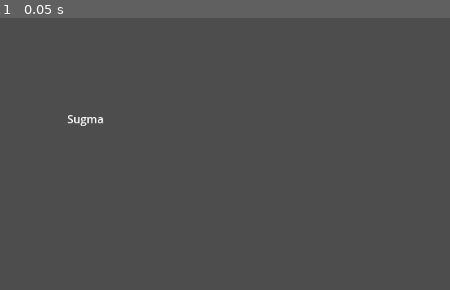
Above: before the commit, frame 1.
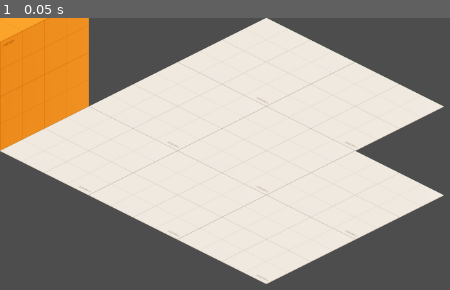
Above: after the commit, the same moment.

Repository: bradlycarpenter/Project-H-Phase-2
Game: Godot game, scene res://levels/test-levels/test-level-example/scene/testlevelexample.tscn
Same seed, same stepped clock (60 frames per second), same inputs: the game is played once before the commit and once after it. This scene is started directly instead of the project's main scene.
Inputs:
- Up to frame 1 (0.05 s): no input

The runs differ from the first frame. In frame 1, 60% of the frame differs, in the area x 0-99%, y 0-98%.

Commit message:
initial-commit

Diff:
--- a/levels/test-levels/test-level-example/scene/testlevelexample.tscn
+++ b/levels/test-levels/test-level-example/scene/testlevelexample.tscn
@@ -1,13 +1,40 @@
-[gd_scene load_steps=2 format=3 uid="uid://doni0bvvnv340"]
+[gd_scene load_steps=9 format=4 uid="uid://doni0bvvnv340"]
 
 [ext_resource type="Script" path="res://levels/test-levels/test-level-example/src/testlevelexample.gd" id="1_70brn"]
+[ext_resource type="Texture2D" uid="uid://cl6wt7ujw11h" path="res://levels/test-levels/test-level-example/art/tile-sprites/block_N.png" id="2_o031g"]
+[ext_resource type="Texture2D" uid="uid://btxeblwy0s0vu" path="res://levels/test-levels/test-level-example/art/tile-sprites/wall_N.png" id="3_ukulp"]
+[ext_resource type="Texture2D" uid="uid://71ng01cgof4p" path="res://levels/test-levels/test-level-example/art/tile-sprites/floor_N.png" id="4_3ql6j"]
+
+[sub_resource type="TileSetAtlasSource" id="TileSetAtlasSource_d014n"]
+texture = ExtResource("2_o031g")
+texture_region_size = Vector2i(256, 512)
+0:0/0 = 0
+0:0/0/texture_origin = Vector2i(0, 192)
+
+[sub_resource type="TileSetAtlasSource" id="TileSetAtlasSource_k53fs"]
+texture = ExtResource("3_ukulp")
+texture_region_size = Vector2i(256, 512)
+0:0/0 = 0
+0:0/0/texture_origin = Vector2i(0, 192)
+
+[sub_resource type="TileSetAtlasSource" id="TileSetAtlasSource_6a1ep"]
+texture = ExtResource("4_3ql6j")
+texture_region_size = Vector2i(256, 512)
+0:0/0 = 0
+0:0/0/texture_origin = Vector2i(0, 192)
+
+[sub_resource type="TileSet" id="TileSet_lfysa"]
+tile_shape = 1
+tile_layout = 5
+tile_offset_axis = 1
+tile_size = Vector2i(256, 128)
+sources/0 = SubResource("TileSetAtlasSource_d014n")
+sources/1 = SubResource("TileSetAtlasSource_k53fs")
+sources/2 = SubResource("TileSetAtlasSource_6a1ep")
 
 [node name="TestLevelExample" type="Node2D"]
 script = ExtResource("1_70brn")
 
-[node name="Label" type="Label" parent="."]
-offset_left = 97.0
-offset_top = 134.0
-offset_right = 856.0
-offset_bottom = 398.0
-text = "Sugma"
+[node name="TestTiles" type="TileMapLayer" parent="."]
+tile_map_data = PackedByteArray("AAD//wEAAAAAAAAAAAAAAAEAAAAAAAAAAAABAAEAAgAAAAAAAAACAAEAAgAAAAAAAAACAAAAAgAAAAAAAAABAAAAAgAAAAAAAAABAP//AgAAAAAAAAACAP//AgAAAAAAAAADAAEAAgAAAAAAAAADAAAAAgAAAAAAAAA=")
+tile_set = SubResource("TileSet_lfysa")
--- a/levels/test-levels/test-level-example/src/testlevelexample.gd
+++ b/levels/test-levels/test-level-example/src/testlevelexample.gd
@@ -7,5 +7,5 @@
 
 
 # Called every frame. 'delta' is the elapsed time since the previous frame.
-func _process(delta: float) -> void:
+func _process(_delta: float) -> void:
 	pass
Binary file added: levels/test-levels/test-level-example/art/tile-sprites/block_N.png
Not shown, added: levels/test-levels/test-level-example/art/tile-sprites/block_N.png.import
Binary file added: levels/test-levels/test-level-example/art/tile-sprites/floor_N.png
Not shown, added: levels/test-levels/test-level-example/art/tile-sprites/floor_N.png.import
Binary file added: levels/test-levels/test-level-example/art/tile-sprites/wall_N.png
Not shown, added: levels/test-levels/test-level-example/art/tile-sprites/wall_N.png.import
